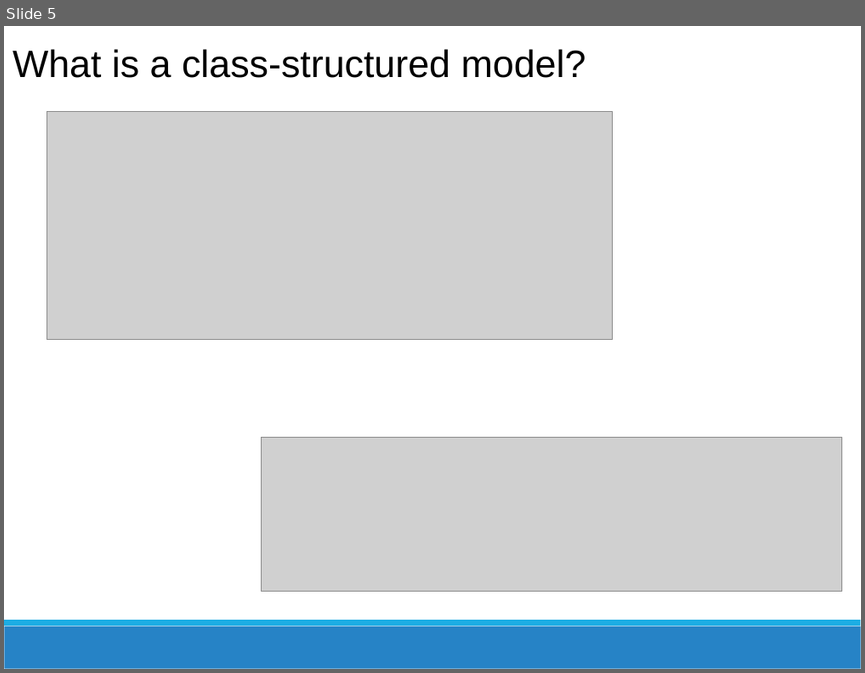
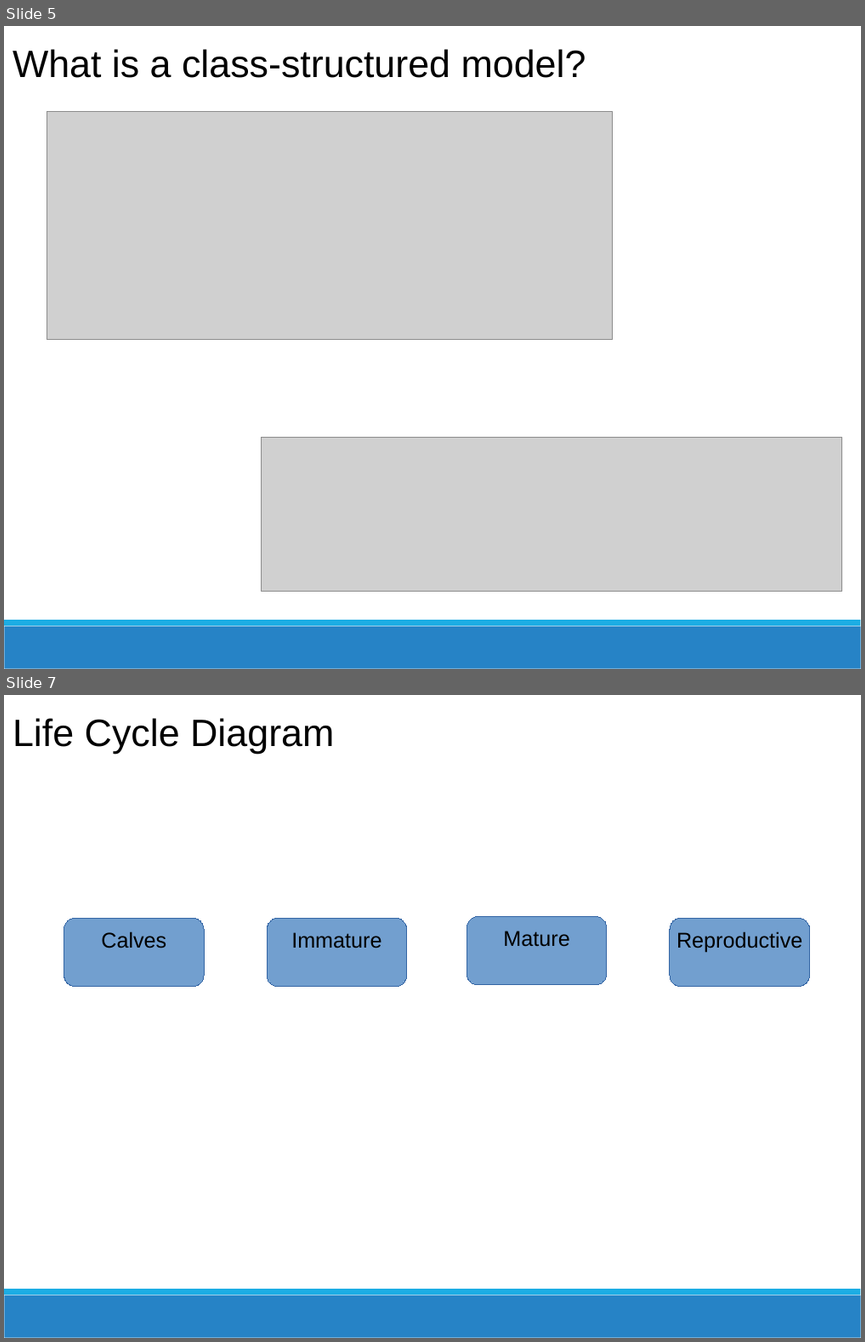
Before and after one commit to colebrookson/marine-pop-ecol, a slide deck: lectures/linalg-review.pptx. Shown one above the other, each under a label of ours: slide 5 before the commit, slides 5 and 7 after it; the slides between them are not shown. The pictures are 865x673 and 865x1342 pixels, drawn with LibreOffice and Linux fonts; fonts in the diff are those of the drawing; grey boxes stand for pictures. Boxes give left, top, right and bottom in pixels: in the first picture for what was removed or moved away, otherwise in the second. Text is boxed around its words. In the diff, an @@ line names an element or a change of style, - is before the commit and + after.

Commit message:
more lecture stuff

```diff
--- a/lectures/linalg-review.pptx
+++ b/lectures/linalg-review.pptx
@@ slide 7 added at (4, 695, 861, 1338), background #FFFFFF; not listed: 2 template elements that a slide beside it also shows @@
@@ text added at (12, 718, 334, 754), 32 pt, text #000000 @@
+Life Cycle Diagram
@@ rectangle added at (55, 815, 792, 1140), fill #FFFFFF, outline #FFFFFF 0.75 pt @@
@@ rectangle added at (178, 881, 344, 997), fill #FFFFFF, outline #FFFFFF 0.75 pt @@
@@ freeform shape added at (64, 918, 204, 987), fill #729FCF, outline #3465A4 0.75 pt, 18 pt, text #000000 @@
+Calves
@@ freeform shape added at (267, 918, 407, 987), fill #729FCF, outline #3465A4 0.75 pt, 18 pt, text #000000 @@
+Immature
@@ freeform shape added at (466, 916, 607, 985), fill #729FCF, outline #3465A4 0.75 pt, 18 pt, text #000000 @@
+Mature
@@ freeform shape added at (670, 918, 810, 987), fill #729FCF, outline #3465A4 0.75 pt, 18 pt, text #000000 @@
+Reproductive
@@ rectangle added at (205, 978, 279, 1137), fill #FFFFFF, outline #FFFFFF 0.75 pt @@
```
Also in this commit, not shown: 1 slide changed, 9 other files.
